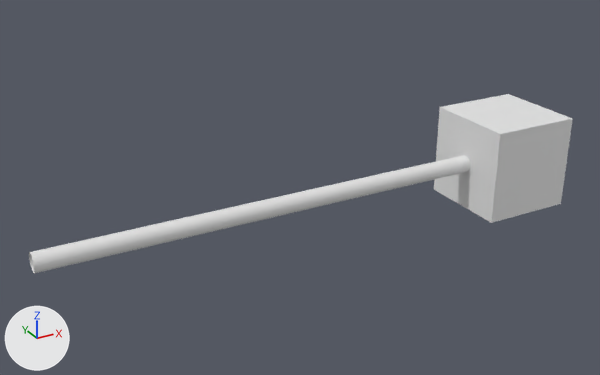
An edit to the OBJ model app/models/scale_x.obj, drawn before and after from the same camera.
Before and after are seen from a camera (50 mm lens) standing at (-0.258, -1.686, 0.882) and looking at (0.688, 0.034, 0.022). Arrows for +X, +Y and +Z are at lower left; the lights stay in place. Where no turn or scale is listed for an object, it has been applied to the vertices.

The first picture shows 'scale_x'.
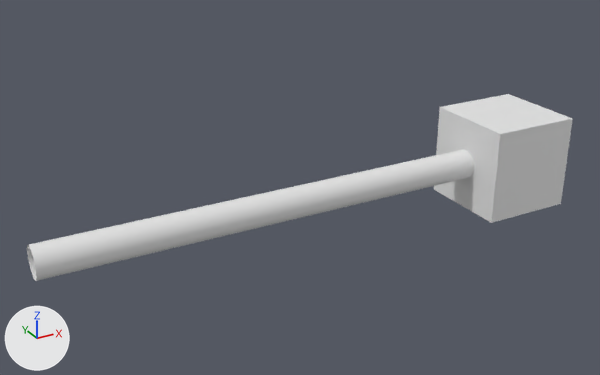
Scene script edits in JSON lines:
```json
{"block": "me_scale_x", "where": "me_scale_x.from_pydata(...)  # 72 vertices, 38 faces; spans x 0.0..1.46, y -0.13..0.13, z -0.13..0.13"}
{"block": "me_scale_x", "where": "# used by ob_scale_x; location = (0.0, 0.0, 0.0)"}
{"block": "me_scale_x", "change": "me_scale_x part 1: the loose piece of 64 vertices spanning x 0.0..1.2, y -0.024..0.024, z -0.024..0.024 is scaled about its middle by (1, 1.7, 1.7)"}
```

Location of each change, (x1, y1, x2, y2) in pixels of the pictures (600 x 375 px; the box of a moved part takes in the faces that stretch with it):
```json
{"object": "scale_x", "change": "reshaped", "before": [29, 94, 573, 273], "after": [27, 94, 573, 281]}
{"part": 1, "of": "me_scale_x", "change": "moved or reshaped", "before": [29, 155, 470, 273], "after": [27, 149, 474, 281]}
```
